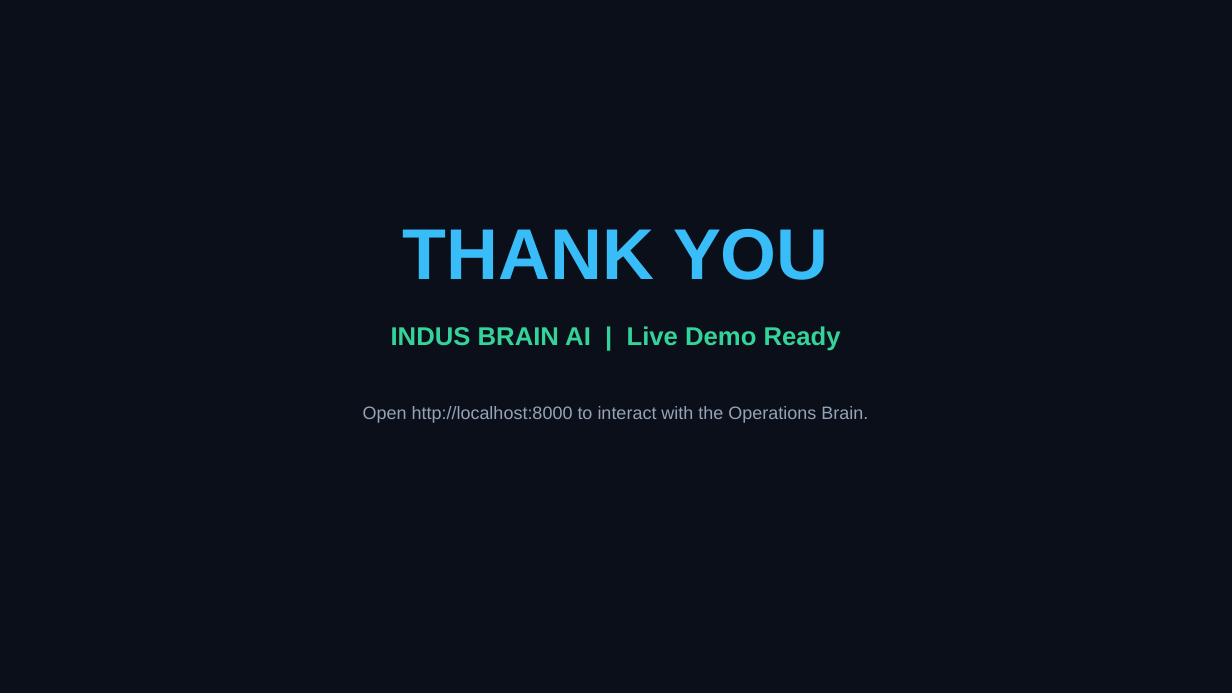
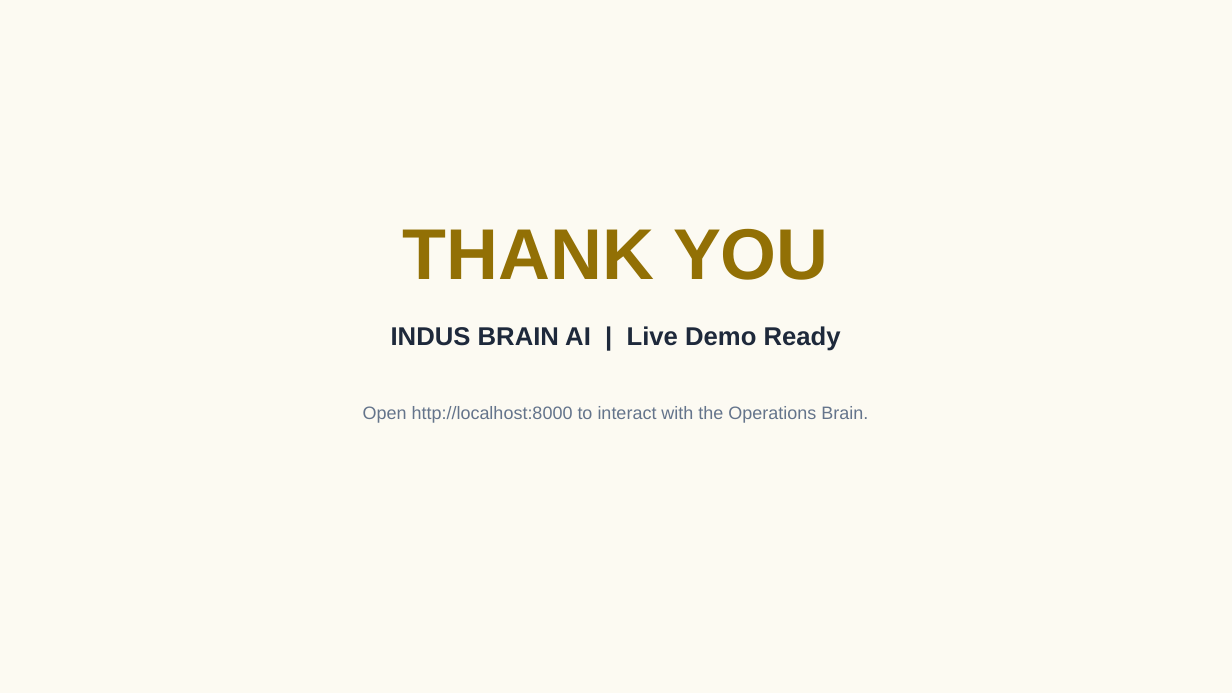
Before and after one commit to NITESH100LANKI/INDUS-BRAIN-AI, a slide deck: slide 16 of deliverables/INDUS_BRAIN_AI_Final_Pitch.pptx. Drawn at 1232x693 pixels with LibreOffice and Linux fonts; fonts in the diff are those of the drawing. Boxes give left, top, right and bottom in pixels: in the first picture for what was removed or moved away, otherwise in the second. Text is boxed around its words. In the diff, an @@ line names an element or a change of style, - is before the commit and + after.

Commit message:
style: change presentation slides background theme to light cream and gold

```diff
--- a/deliverables/INDUS_BRAIN_AI_Final_Pitch.pptx
+++ b/deliverables/INDUS_BRAIN_AI_Final_Pitch.pptx
@@ rectangle at (x1=0, y1=0, x2=1232, y2=693): fill #0B0F19 to #FCFAF2 @@
@@ text "THANK YOU" at (x1=363, y1=228, x2=868, y2=423): text colour #38BDF8 to #927005 in "THANK YOU"; text colour #34D399 to #1E293B in "INDUS BRAIN AI | Live Demo Ready"; text colour #94A3B8 to #64748B in "Open http://localhost:8000 to interact with the Operations ..." @@
```
Also in this commit, not shown: 15 other slides changed, 1 other file.
